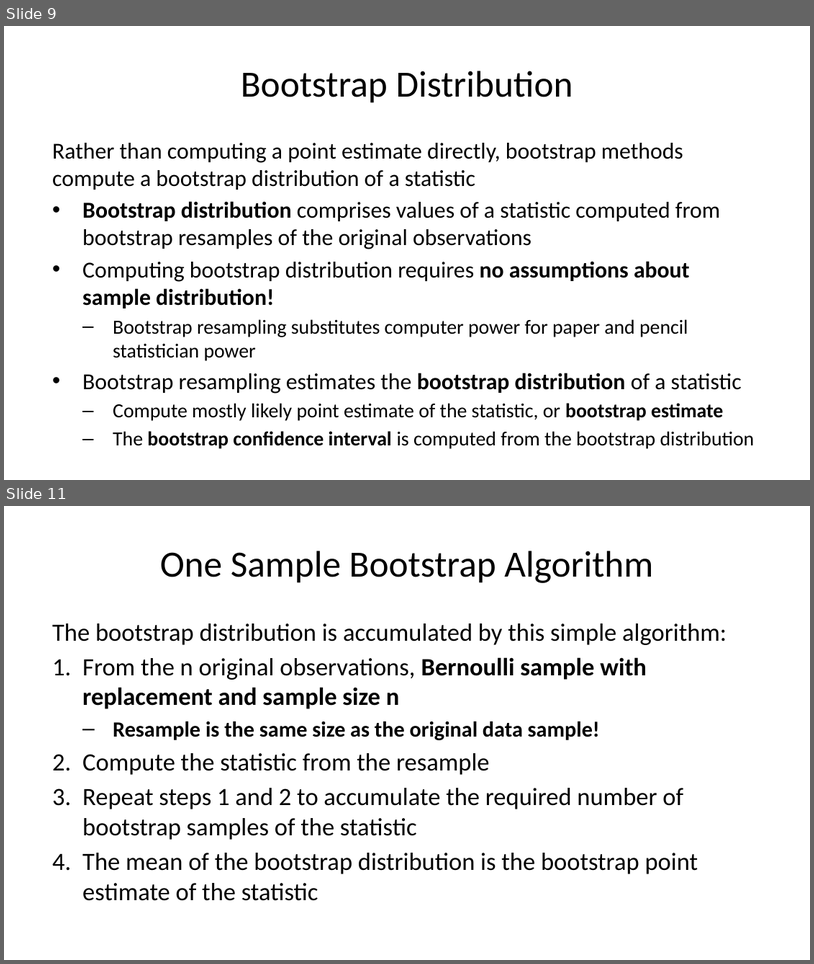
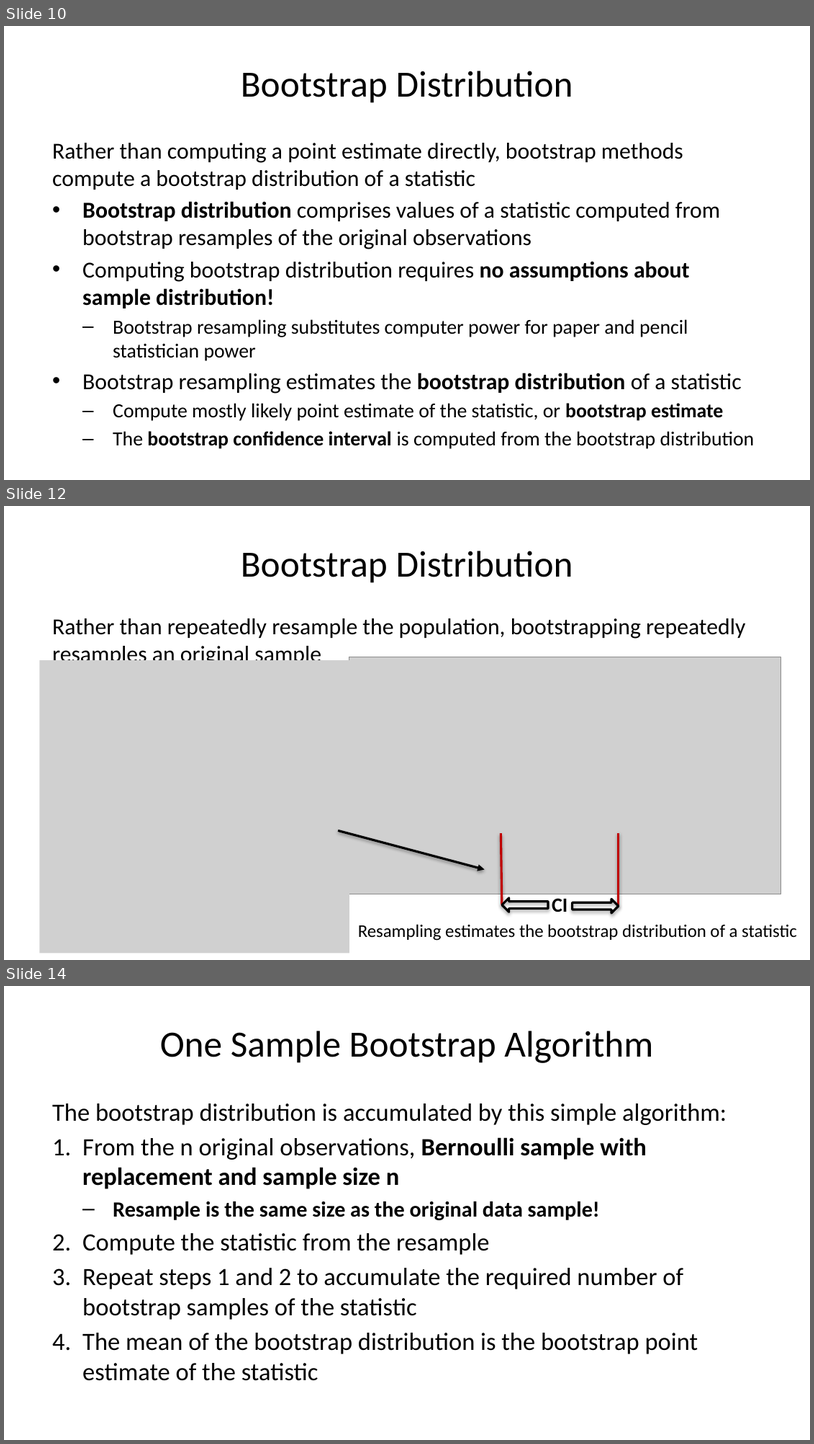
Before and after one commit to StephenElston/CSCI-E-83, a slide deck: LectureSlides/06b_IntroductionToBootstrap.pptx. Shown one above the other, each under a label of ours: slides 9 and 11 before the commit, slides 10, 12 and 14 after it; the slides between them are not shown. The pictures are 814x964 and 814x1444 pixels, drawn with LibreOffice and Linux fonts; fonts in the diff are those of the drawing; grey boxes stand for pictures. Boxes give left, top, right and bottom in pixels: in the first picture for what was removed or moved away, otherwise in the second. Text is boxed around its words. In the diff, an @@ line names an element or a change of style, - is before the commit and + after.

Commit message:
Improved text on slides, added figure for bootstrap CIs

```diff
--- a/LectureSlides/06b_IntroductionToBootstrap.pptx
+++ b/LectureSlides/06b_IntroductionToBootstrap.pptx
@@ slide 12 added at [4,506,810,960], background #FFFFFF @@
@@ title added at [241,551,574,583], 33 pt, text #000000 @@
+Bootstrap Distribution
@@ text added at [52,618,746,667], 20.4 pt, text #000000 @@
+Rather than repeatedly resample the population, bootstrapping repeatedly resamples an original sample
@@ picture added at [350,656,782,894] @@
@@ picture added at [39,660,350,952] @@
@@ arrow added from (338, 830) to (485, 869), #000000 2 pt @@
@@ line added from (502, 904) to (501, 833), #C00000 2 pt @@
@@ line added from (618, 906) to (618, 833), #C00000 2 pt @@
@@ right arrow added at [502,898,548,911], outline #000000 2 pt @@
@@ text added at [552,898,568,912], 18 pt, text #000000, bold @@
+CI
@@ right arrow added at [573,898,618,912], outline #000000 2 pt @@
@@ text added at [358,924,797,940], 16 pt, text #000000 @@
+Resampling estimates the bootstrap distribution of a statistic
@@ what was slide 9 is now slide 10 @@
@@ what was slide 11 is now slide 14 @@
```
Also in this commit, not shown: 5 slides changed, 4 other slides added.
